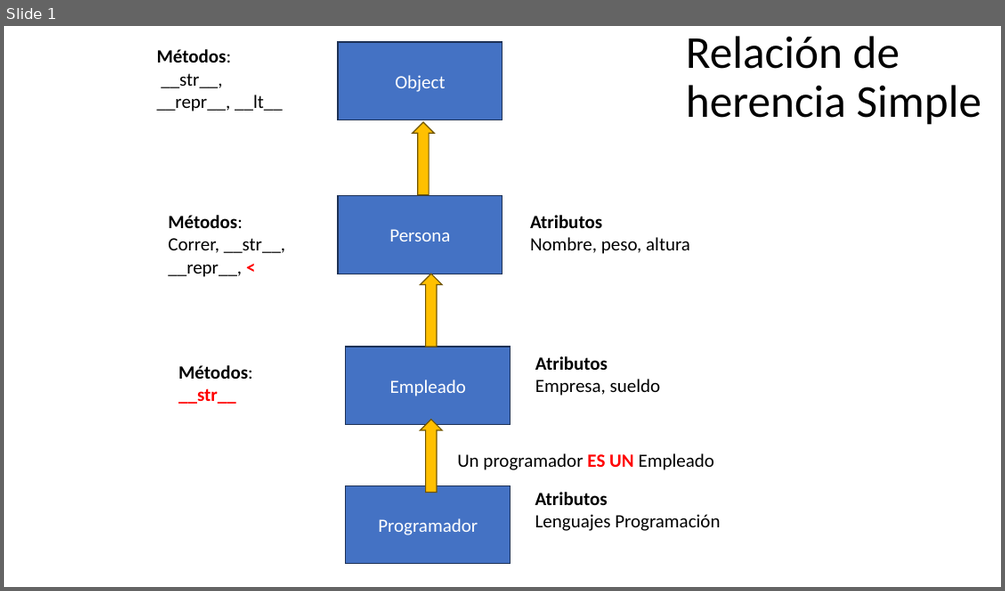
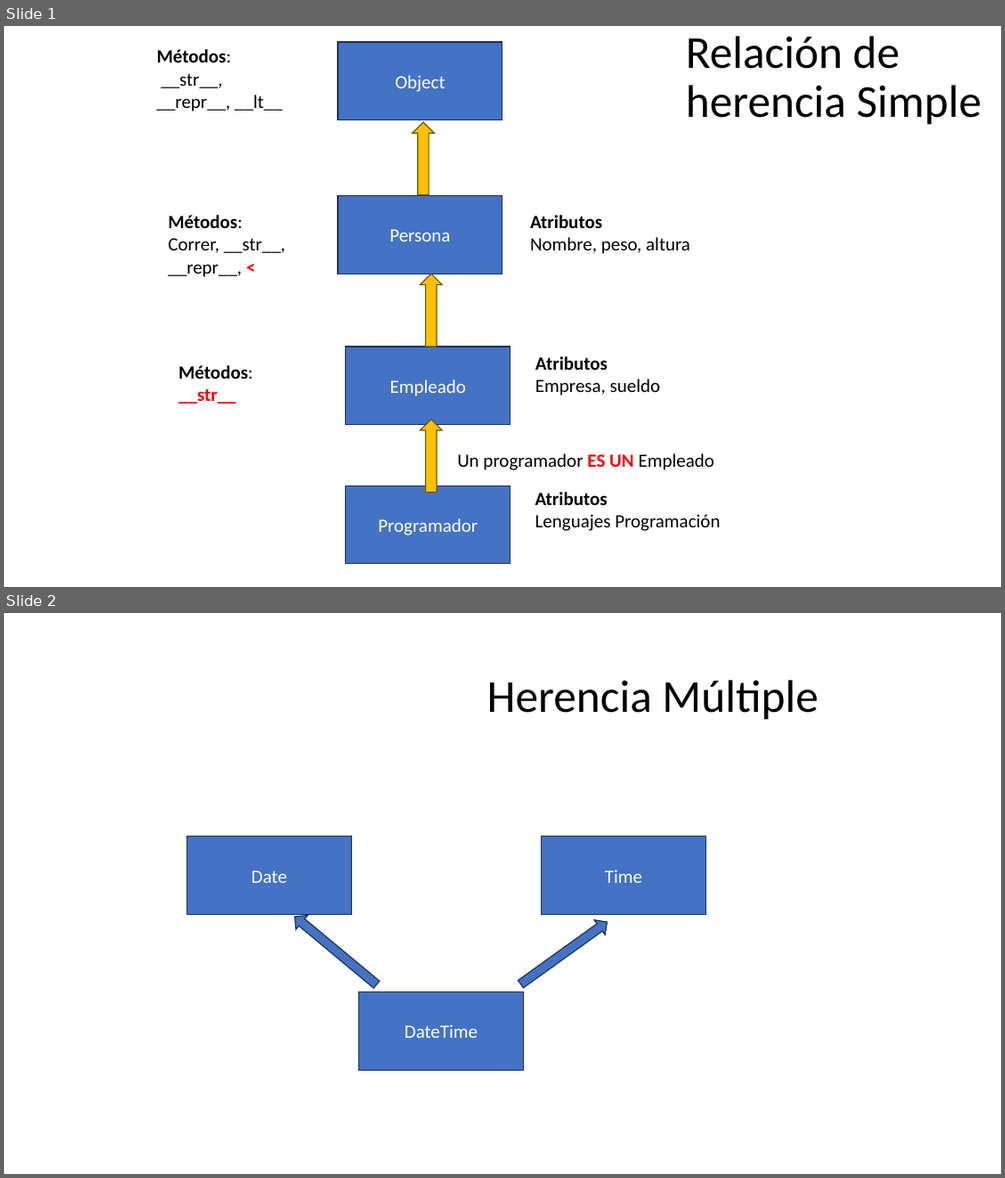
Before and after one commit to aldebarran22/python_django, a slide deck: python/doc/Relación de herencia Simple.pptx. Shown one above the other, each under a label of ours: slide 1 before the commit, slides 1 and 2 after it. The pictures are 1005x591 and 1005x1178 pixels, drawn with LibreOffice and Linux fonts; fonts in the diff are those of the drawing. Boxes give left, top, right and bottom in pixels: in the first picture for what was removed or moved away, otherwise in the second. Text is boxed around its words. In the diff, an @@ line names an element or a change of style, - is before the commit and + after.

```diff
--- a/python/doc/Relación de herencia Simple.pptx
+++ b/python/doc/Relación de herencia Simple.pptx
@@ slide 2 added at (x1=4, y1=613, x2=1001, y2=1174), background #FFFFFF @@
@@ title added at (x1=487, y1=680, x2=817, y2=720), 44 pt, text #000000 @@
+Herencia Múltiple
@@ rectangle added at (x1=187, y1=836, x2=352, y2=915), fill #4472C4, outline #1E3256 1 pt, 18 pt, text #FFFFFF @@
+Date
@@ rectangle added at (x1=542, y1=836, x2=706, y2=915), fill #4472C4, outline #1E3256 1 pt, 18 pt, text #FFFFFF @@
+Time
@@ up arrow added at (x1=289, y1=909, x2=382, y2=991), fill #4472C4, outline #1E3256 1 pt @@
@@ up arrow added at (x1=516, y1=915, x2=613, y2=992), fill #4472C4, outline #1E3256 1 pt @@
@@ rectangle added at (x1=359, y1=992, x2=524, y2=1070), fill #4472C4, outline #1E3256 1 pt, 18 pt, text #FFFFFF @@
+DateTime
```
Also in this commit, not shown: 2 other files.
